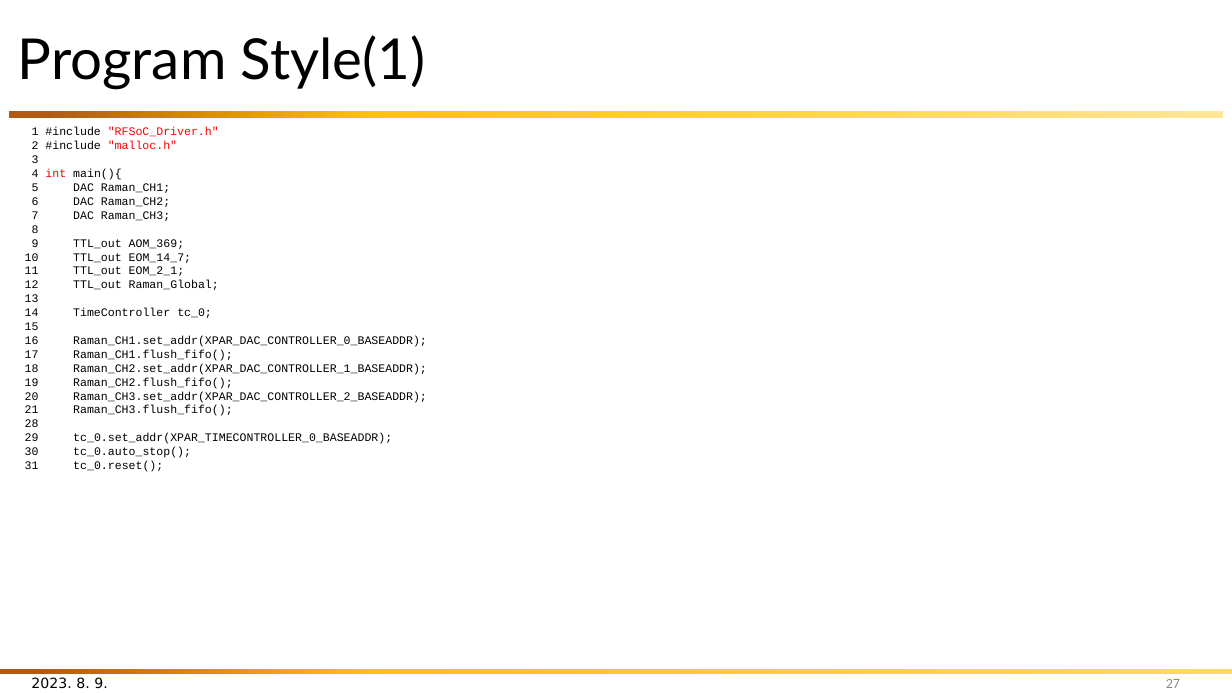
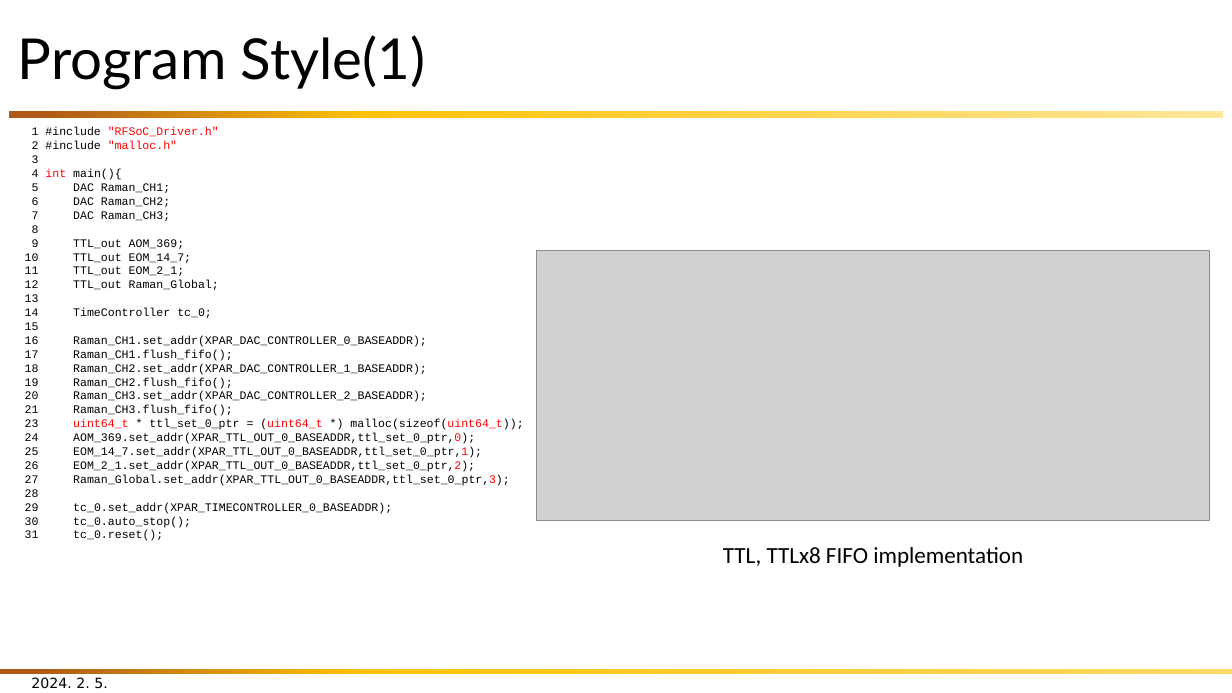
Before and after one commit to snu-quiqcl/Vivado_prj_manager, a slide deck: slide 27 of Document/PPT/LabSeminar/20240202/20240202_RFSoC_LabSeminar.pptx. Drawn at 1232x693 pixels with LibreOffice and Linux fonts; fonts in the diff are those of the drawing; grey boxes stand for pictures. Boxes give left, top, right and bottom in pixels: in the first picture for what was removed or moved away, otherwise in the second. Text is boxed around its words. In the diff, an @@ line names an element or a change of style, - is before the commit and + after.

Commit message:
PPT update

```diff
--- a/Document/PPT/LabSeminar/20240202/20240202_RFSoC_LabSeminar.pptx
+++ b/Document/PPT/LabSeminar/20240202/20240202_RFSoC_LabSeminar.pptx
@@ picture added at (537,250,1211,521) @@
@@ text at (25,419,523,486): paragraphs added @@
+23 uint64_t * ttl_set_0_ptr = (uint64_t *) malloc(sizeof(uint64_t));
+24 AOM_369.set_addr(XPAR_TTL_OUT_0_BASEADDR,ttl_set_0_ptr,0);
+25 EOM_14_7.set_addr(XPAR_TTL_OUT_0_BASEADDR,ttl_set_0_ptr,1);
+26 EOM_2_1.set_addr(XPAR_TTL_OUT_0_BASEADDR,ttl_set_0_ptr,2);
+27 Raman_Global.set_addr(XPAR_TTL_OUT_0_BASEADDR,ttl_set_0_ptr,3);
@@ text added at (723,547,1023,567), 18 pt, text #000000 @@
+TTL, TTLx8 FIFO implementation
@@ text at (31,677,107,689): text changed @@
-2023. 8. 9.
+2024. 2. 5.
@@ page number removed at (1166,679,1180,688) @@
-27
```
Also in this commit, not shown: 33 other slides changed, 13 slides added, 2 slides removed, 19 other files.
